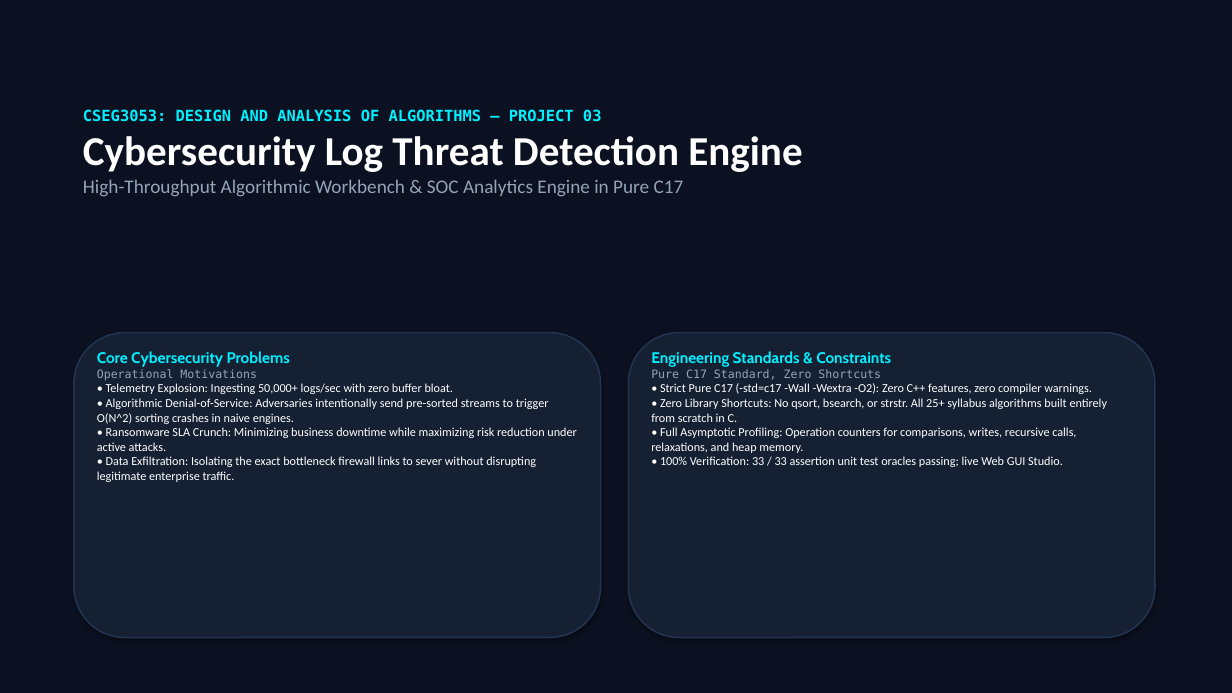
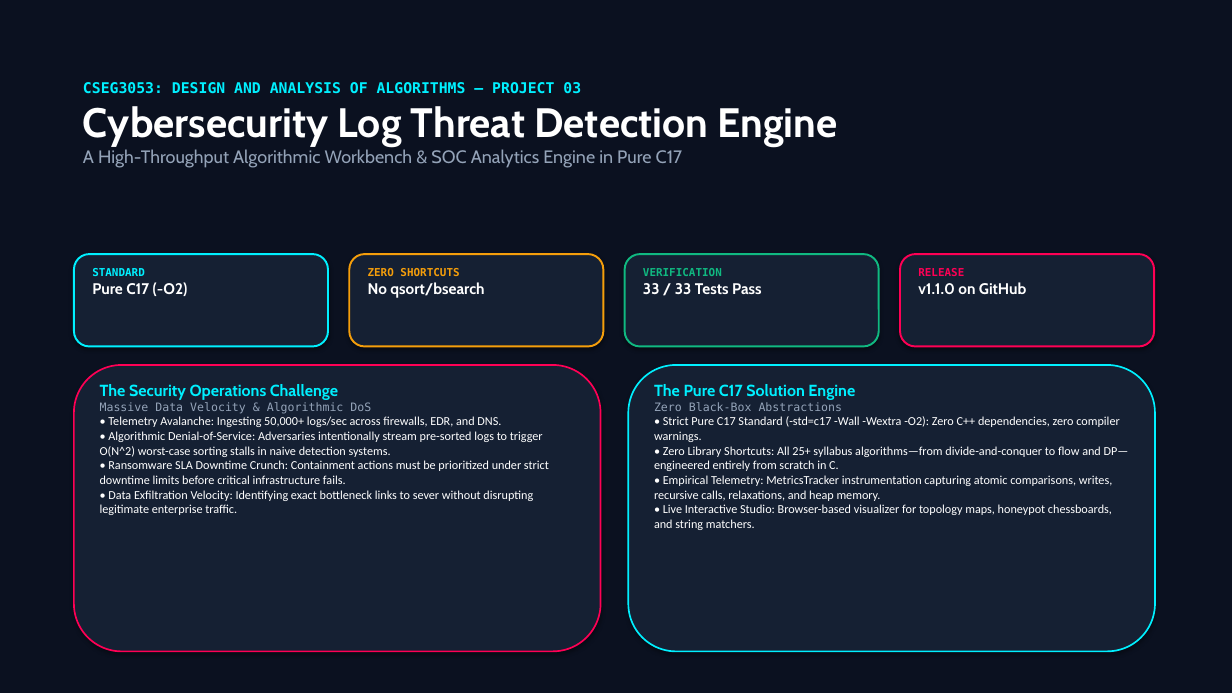
Before and after one commit to SPARSHsrihero1/cseg3053-cyber-threat-engine, a slide deck: slide 1 of presentation/CSEG3053_8Min_Evaluation_Deck.pptx. Drawn at 1232x693 pixels with LibreOffice and Linux fonts; fonts in the diff are those of the drawing. Boxes give left, top, right and bottom in pixels: in the first picture for what was removed or moved away, otherwise in the second. Text is boxed around its words. In the diff, an @@ line names an element or a change of style, - is before the commit and + after.

```diff
--- a/presentation/CSEG3053_8Min_Evaluation_Deck.pptx
+++ b/presentation/CSEG3053_8Min_Evaluation_Deck.pptx
@@ text "CSEG3053: DESIGN AND ANALYSIS OF ...": place and size @@
-text "CSEG3053: DESIGN AND ANALYSIS OF ..." at [83, 109, 802, 197]
+text "CSEG3053: DESIGN AND ANALYSIS OF ..." at [83, 82, 838, 168]
@@ text at [83, 82, 838, 147]: size 12 to 11.5 pt in "CSEG3053: DESIGN AND ANALYSIS OF ALGORITHMS — ..."; font Calibri to Cabin in "Cybersecurity Log Threat Detection Engine" @@
@@ text at [83, 149, 682, 168]: text changed; size 15 to 14 pt; font Calibri to Cabin @@
-High-Throughput Algorithmic Workbench & SOC Analytics Engine in Pure C17
+A High-Throughput Algorithmic Workbench & SOC Analytics Engine in Pure C17
@@ rounded rectangle added at [74, 254, 328, 347], fill #152033, outline #00F0FF 1.5 pt @@
@@ text added at [92, 268, 188, 296], 12 pt, text #FFFFFF, bold @@
+STANDARD
+Pure C17 (-O2)
@@ rounded rectangle added at [349, 254, 604, 347], fill #152033, outline #F59E0B 1.5 pt @@
@@ text added at [368, 268, 484, 298], 12 pt, text #FFFFFF, bold @@
+ZERO SHORTCUTS
+No qsort/bsearch
@@ rounded rectangle added at [625, 254, 879, 347], fill #152033, outline #10B981 1.5 pt @@
@@ text added at [643, 268, 762, 294], 12 pt, text #FFFFFF, bold @@
+VERIFICATION
+33 / 33 Tests Pass
@@ rounded rectangle added at [900, 254, 1154, 347], fill #152033, outline #FF0055 1.5 pt @@
@@ text added at [918, 268, 1026, 294], 12 pt, text #FFFFFF, bold @@
+RELEASE
+v1.1.0 on GitHub
@@ rounded rectangle: place and size @@
-rounded rectangle at [74, 333, 601, 638]
+rounded rectangle at [74, 365, 601, 652]
@@ rounded rectangle at [74, 365, 601, 652]: outline #223450 1.2 pt to #FF0055 1.3 pt @@
@@ text at [100, 384, 549, 515]: text changed @@
-Core Cybersecurity Problems
-Operational Motivations
-• Telemetry Explosion: Ingesting 50,000+ logs/sec with zero buffer bloat.
-• Algorithmic Denial-of-Service: Adversaries intentionally send pre-sorted streams to trigger O(N^2) sorting crashes in naive engines.
-• Ransomware SLA Crunch: Minimizing business downtime while maximizing risk reduction under active attacks.
-• Data Exfiltration: Isolating the exact bottleneck firewall links to sever without disrupting legitimate enterprise traffic.
+The Security Operations Challenge
+Massive Data Velocity & Algorithmic DoS
+• Telemetry Avalanche: Ingesting 50,000+ logs/sec across firewalls, EDR, and DNS.
+• Algorithmic Denial-of-Service: Adversaries intentionally stream pre-sorted logs to trigger O(N^2) worst-case sorting stalls in naive detection systems.
+• Ransomware SLA Downtime Crunch: Containment actions must be prioritized under strict downtime limits before critical infrastructure fails.
+• Data Exfiltration Velocity: Identifying exact bottleneck links to sever without disrupting legitimate enterprise traffic.
@@ rounded rectangle: place and size @@
-rounded rectangle at [628, 333, 1155, 638]
+rounded rectangle at [628, 365, 1155, 652]
@@ rounded rectangle at [628, 365, 1155, 652]: outline #223450 1.2 pt to #00F0FF 1.3 pt @@
@@ text at [654, 384, 1129, 530]: text changed @@
-Engineering Standards & Constraints
-Pure C17 Standard, Zero Shortcuts
-• Strict Pure C17 (-std=c17 -Wall -Wextra -O2): Zero C++ features, zero compiler warnings.
-• Zero Library Shortcuts: No qsort, bsearch, or strstr. All 25+ syllabus algorithms built entirely from scratch in C.
-• Full Asymptotic Profiling: Operation counters for comparisons, writes, recursive calls, relaxations, and heap memory.
-• 100% Verification: 33 / 33 assertion unit test oracles passing; live Web GUI Studio.
+The Pure C17 Solution Engine
+Zero Black-Box Abstractions
+• Strict Pure C17 Standard (-std=c17 -Wall -Wextra -O2): Zero C++ dependencies, zero compiler warnings.
+• Zero Library Shortcuts: All 25+ syllabus algorithms—from divide-and-conquer to flow and DP—engineered entirely from scratch in C.
+• Empirical Telemetry: MetricsTracker instrumentation capturing atomic comparisons, writes, recursive calls, relaxations, and heap memory.
+• Live Interactive Studio: Browser-based visualizer for topology maps, honeypot chessboards, and string matchers.
```
Also in this commit, not shown: 6 other slides changed, 3 other files.
